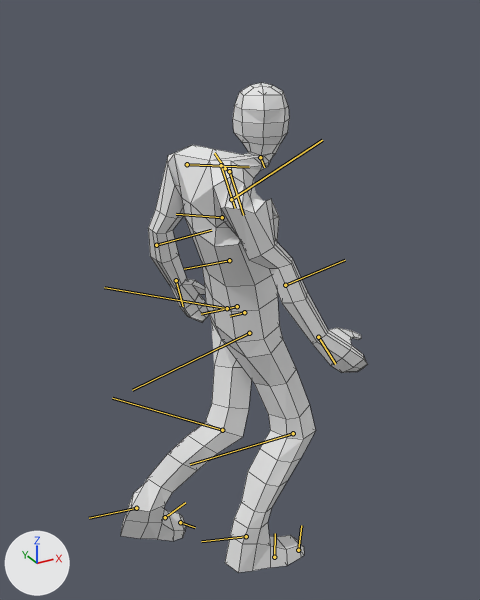
Before and after pictures for a commit that changed the Blender file Working Assets/Models/PlayerCharacter.blend.
Before and after are seen from a 50 mm camera at (-0.845, -1.448, 1.544) aimed at (-0.059, -0.02, 0.83). Lighting does not change. The marker at lower left points along +X, +Y and +Z. Both versions are drawn at frame 6 of the action 'WalkingBackwards'; the numbers are the values there. The bones that bend it are drawn over the model as lines. Mesh edges are drawn as thin lines.

Names of what the first picture shows: 'PlayerBody'.
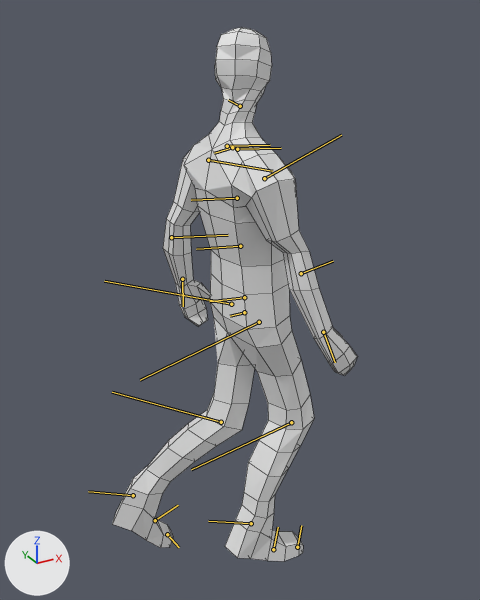
What differs and where, as boxes [x1, y1, x2, y2] in the pictures (480 x 600 px):
'PlayerBody', posed (9% taller)
    before: [121, 83, 368, 573]
    after: [112, 27, 357, 561]

What the commit changed:
Bone 'Leg_IK_Control_L' (bone_leg_ik_control_l) moves from (-0.174, 0.241, 0.0) to (-0.174, 0.269, 0.0).
Bone 'Foot_IK_Control_L' (bone_foot_ik_control_l) moves from (-0.228, 0.056, 0.042) to (-0.29, -0.017, 0.069).
Bone 'Arm_IK_Pole_Target_Control_L' (bone_arm_ik_pole_target_control_l) moves from (0.0, 0.035, 0.002) to (-0.045, 0.065, 0.063).
Bone 'Arm_IK_Pole_Target_Control_R' (bone_arm_ik_pole_target_control_r) moves from (-0.002, -0.052, 0.002) to (0.02, -0.053, -0.058).
Bone 'Head_FK_Control' (bone_head_fk_control) turns from (64, 0, 0) to (47, 10, -9) degrees about its own x, y and z.
Bone 'HipControl' (bone_hipcontrol) turns from (0, 0, 0) to (0, -90, 0) degrees about its own x, y and z.
